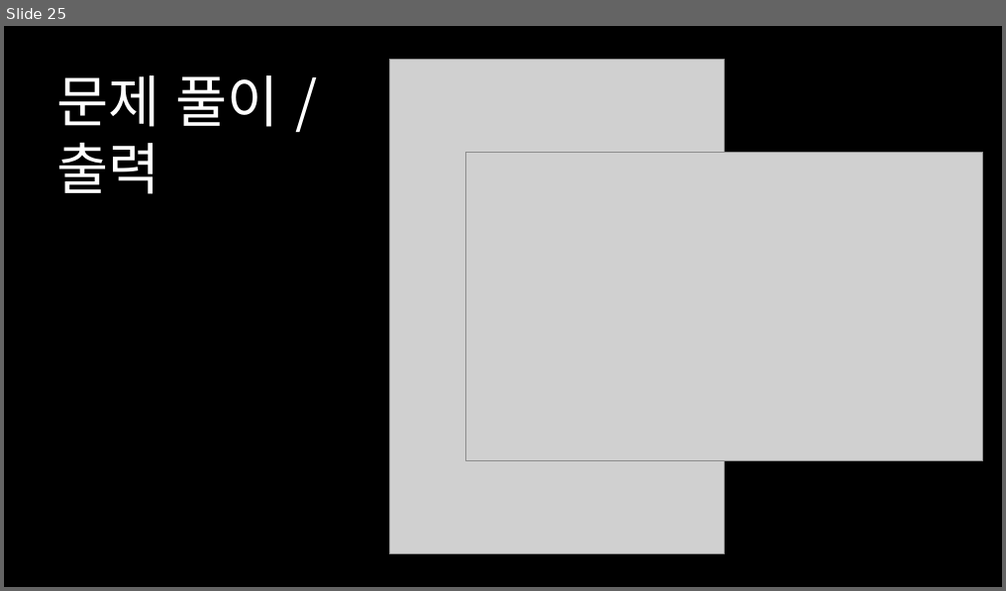
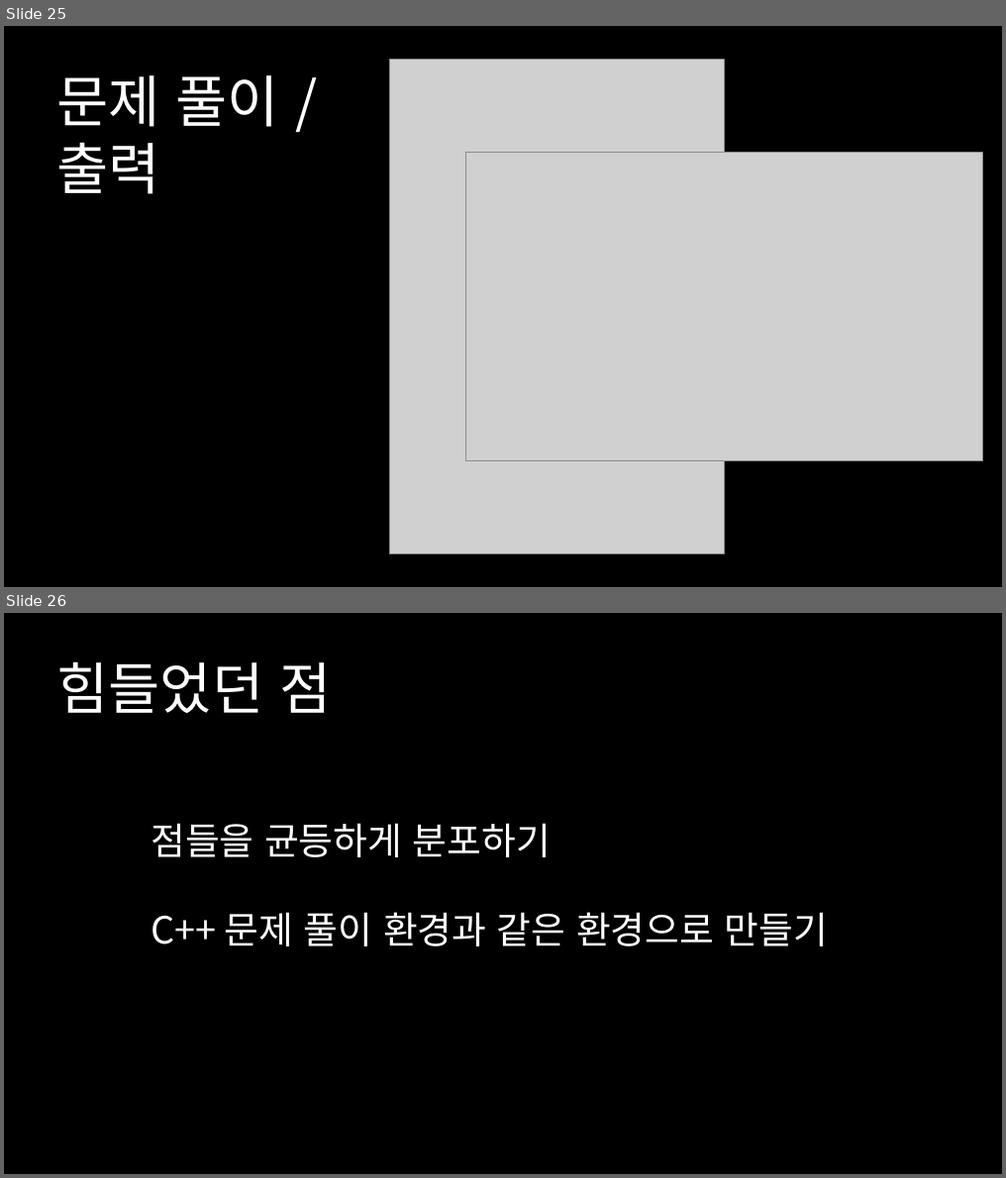
Before and after one commit to seoil0404/Dijkstra, a slide deck: 데이크스트라.pptx. Shown one above the other, each under a label of ours: slide 25 before the commit, slides 25 and 26 after it. The pictures are 1006x591 and 1006x1178 pixels, drawn with LibreOffice and Linux fonts; fonts in the diff are those of the drawing; grey boxes stand for pictures. Boxes give left, top, right and bottom in pixels: in the first picture for what was removed or moved away, otherwise in the second. Text is boxed around its words. In the diff, an @@ line names an element or a change of style, - is before the commit and + after.

```diff
--- a/데이크스트라.pptx
+++ b/데이크스트라.pptx
@@ slide 26 added at bbox=[4, 613, 1002, 1174], background #000000 @@
@@ text added at bbox=[57, 662, 331, 713], 54 pt, text #FFFFFF @@
+힘들었던 점
@@ text added at bbox=[151, 823, 828, 947], 36 pt, text #FFFFFF @@
+점들을 균등하게 분포하기
+C++ 문제 풀이 환경과 같은 환경으로 만들기
```
Also in this commit, not shown: 1 other slide added, 1 other file.
